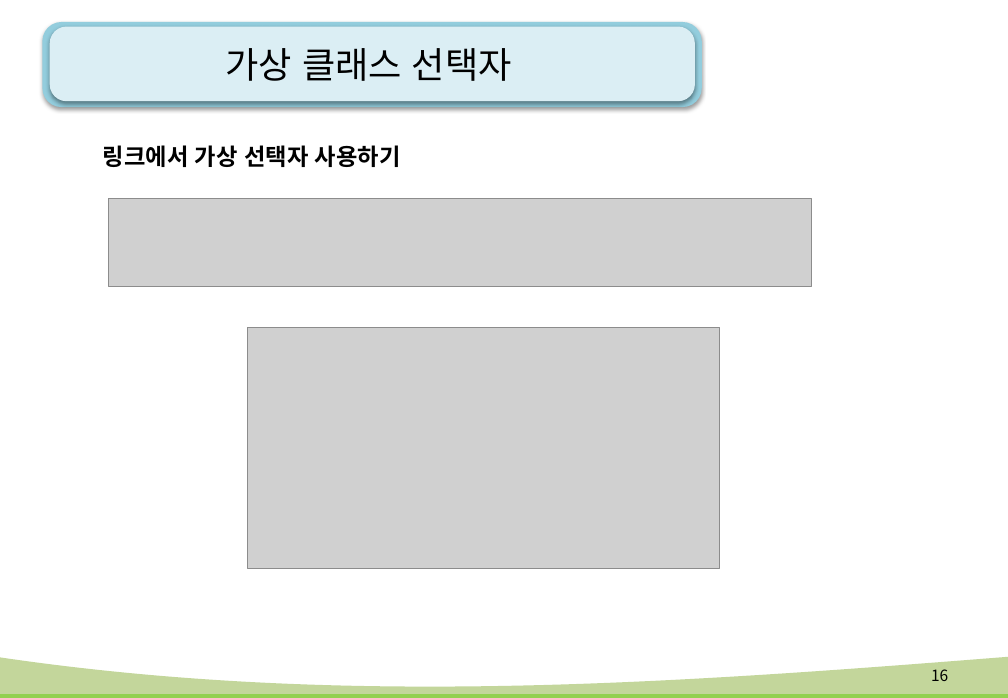
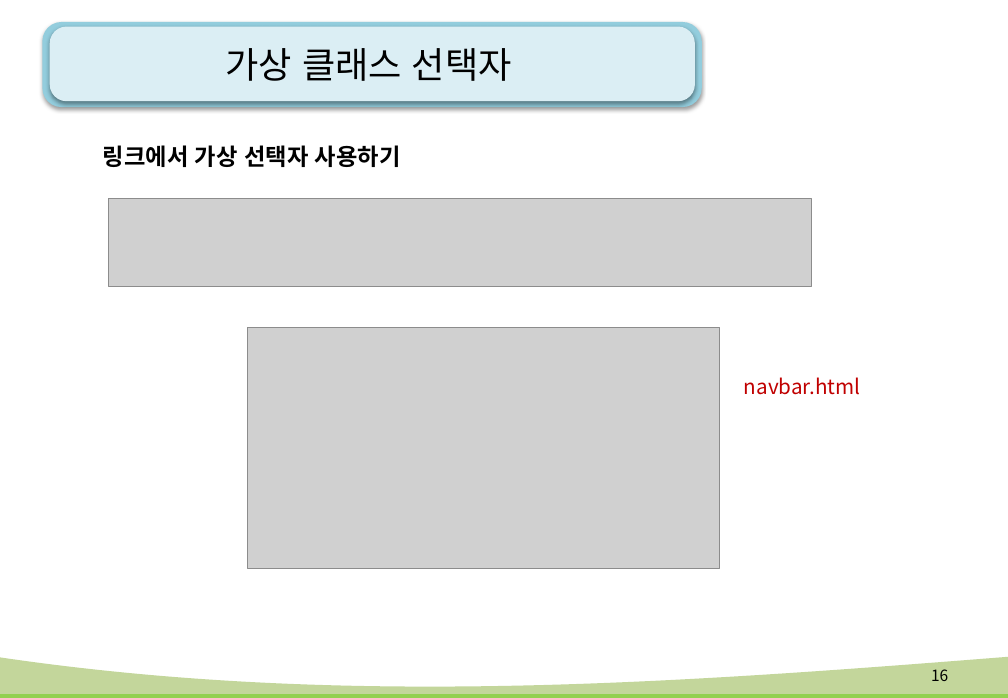
Before and after one commit to kiyongee2/green_project_web, a slide deck: slide 16 of html-css_ppt/9강. css 고급 선택자.pptx. Drawn at 1008x698 pixels with LibreOffice and Linux fonts; fonts in the diff are those of the drawing; grey boxes stand for pictures; background and template pictures are left out. Boxes give left, top, right and bottom in pixels: in the first picture for what was removed or moved away, otherwise in the second. Text is boxed around its words. In the diff, an @@ line names an element or a change of style, - is before the commit and + after.

```diff
--- a/html-css_ppt/9강. css 고급 선택자.pptx
+++ b/html-css_ppt/9강. css 고급 선택자.pptx
@@ text added at (744,377,861,395), 16 pt, text #C00000 @@
+navbar.html
```
Also in this commit, not shown: 16 other slides changed, 3 slides removed, 33 other files.
